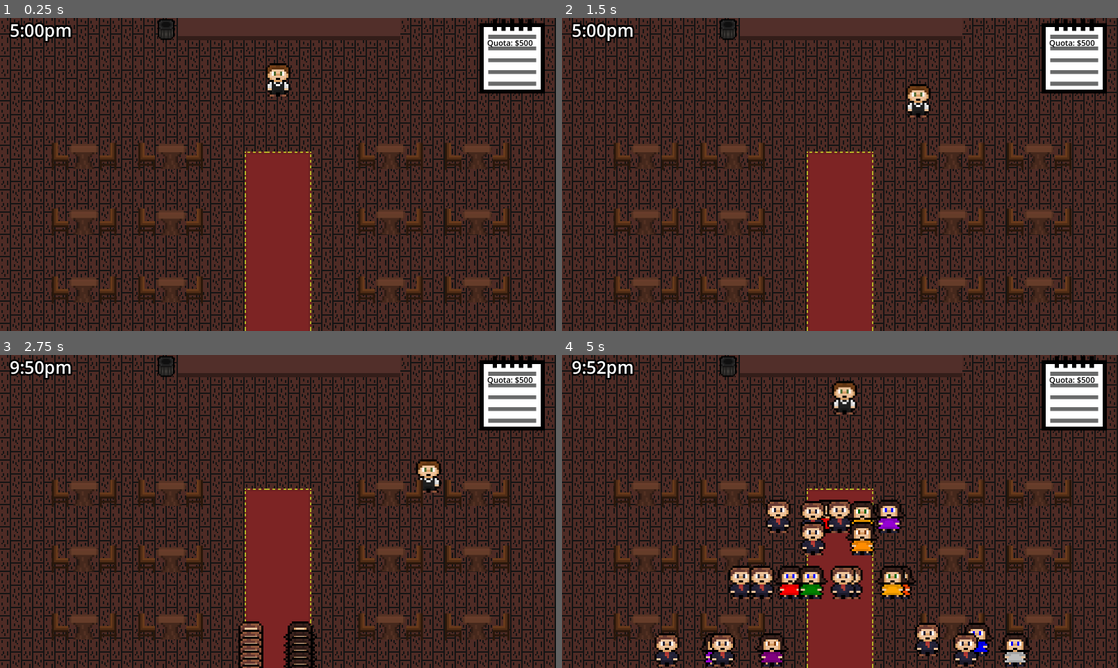
Above: before the commit, frames 1-4 (two rows, left to right).
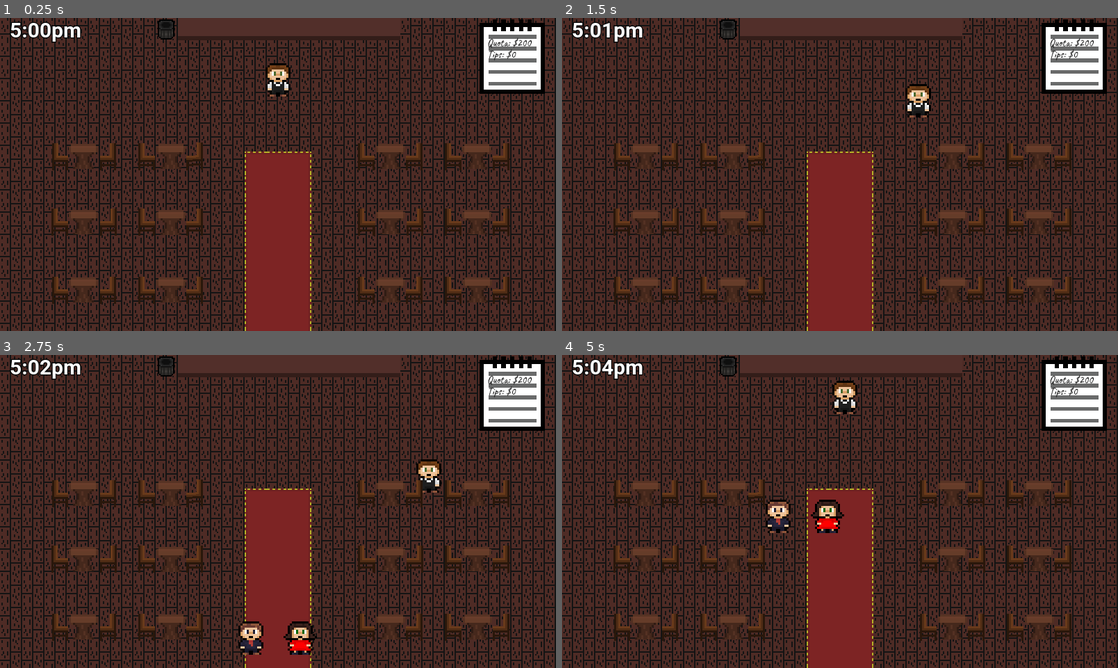
Above: after the commit, the same moments.

Repository: samw-26/Romantic-Evening
Game: Godot game, scene res://Assets/Scenes/restaurant.tscn
Same seed, same stepped clock (60 frames per second), same inputs: the game is played once before the commit and once after it.
Inputs:
- Up to frame 1 (0.25 s): no input
- Up to frame 2 (1.5 s): tap Enter at 0.5 s; hold D (right) 0.53-1.28 s; hold E (take) 0.53-1.28 s; hold S (down) from 1.28 s (still down); tap E (take) at 1.35 s
- Up to frame 3 (2.75 s): release S (down) at 2.03 s; hold D (right) from 2.03 s (still down); hold E (take) from 2.03 s (still down)
- Up to frame 4 (5 s): release D (right) at 2.78 s; release E (take) at 2.78 s; hold W (up) 2.78-3.53 s; tap E (take) at 2.85, 4.35 s; hold E (take) 3.53-4.28 s; hold A (left) from 3.53 s (still down)

The runs differ from the first frame. In frame 1, 0.9% of the frame differs, in the area x 1-98%, y 0-92%; in frame 2, 1.0%; in frame 3, 2.0%; in frame 4, 8.3%, in the area x 1-98%, y 0-100%.

Commit message:
Implemented end game screen
End game screen allows players to quit or play again. If they choose play again and they were above quota that shift, the next game will have a higher quota += 200.

Diff:
--- a/Assets/Scenes/couple.gd
+++ b/Assets/Scenes/couple.gd
@@ -75,7 +75,7 @@
 
 
 
-func _process(_delta: float) -> void:
+func _physics_process(_delta: float) -> void:
 	if !Global.closing:
 		#Go to table
 		if(!at_table and !unsatisfied):
--- a/Assets/Scenes/couple.tscn
+++ b/Assets/Scenes/couple.tscn
@@ -120,7 +120,7 @@
 
 [node name="StatusTimer" type="Timer" parent="."]
 unique_name_in_owner = true
-wait_time = 30.0
+wait_time = 15.0
 one_shot = true
 
 [node name="FlickerTimerMan" type="Timer" parent="StatusTimer"]
@@ -133,7 +133,7 @@
 
 [node name="ExitTimer" type="Timer" parent="."]
 unique_name_in_owner = true
-wait_time = 30.0
+wait_time = 15.0
 one_shot = true
 
 [node name="MealTimer" type="Timer" parent="."]
--- a/Assets/Scenes/global.gd
+++ b/Assets/Scenes/global.gd
@@ -19,27 +19,48 @@
 #UI
 var tip: int = 0
 var tip_label: Label
+var quota: int = 200
 var quota_label: Label
 var time_left: float
 var clock_label: Label
 var clock_timer: Timer
 var closing: bool = false
+var in_menu: bool = false
+#End game screen
+var closing_node: Control
+var quota_end: Label
+var tip_end: Label
+var final_label: Label
 
 #Game loop
 func _process(_delta: float) -> void:
 	#When nodes are ready
-	if game_started and !closing:
-		#Clock
-		if clock_timer.is_stopped():
-			clock_timer.start()
-		var hour: String = str(int((300+300-clock_timer.time_left)/60))
-		var minutes: String = str(int((300+300-clock_timer.time_left))%60)
-		if int(minutes) < 10:
-			minutes = str(0) + minutes
-		clock_label.text = hour+":"+minutes+"pm"
-		#Cooking
-		if !order_queue.is_empty():
-			cook(order_queue.pop_front())
+	if game_started:
+		if !closing:
+			#Clock
+			if clock_timer.is_stopped():
+				clock_timer.start()
+			var hour: String = str(int((300+300-clock_timer.time_left)/60))
+			var minutes: String = str(int((300+300-clock_timer.time_left))%60)
+			if int(minutes) < 10:
+				minutes = str(0) + minutes
+			clock_label.text = hour+":"+minutes+"pm"
+			#Cooking
+			if !order_queue.is_empty():
+				cook(order_queue.pop_front())
+
+		#Once restaurant is empty and closing, show end game screen
+		if couple_count == 0 and closing and !in_menu:
+			in_menu = true
+			game_started = false
+			closing_node.show()
+			quota_end.text = "Quota: $"+str(quota)
+			tip_end.text = "Tips: $"+str(tip)
+			if quota > tip:
+				final_label.text = "You Did Not Meet Quota"
+			else:
+				final_label.text = "You Met Quota!"
+
 
 #@return random table position Vector2
 func request_table() -> Node:
--- a/Assets/Scenes/restaurant.gd
+++ b/Assets/Scenes/restaurant.gd
@@ -3,19 +3,30 @@
 var couple_scene: PackedScene = preload("res://Assets/Scenes/couple.tscn")
 
 func _ready() -> void:
+	#Setup
+	%Closing.hide()
+	%Quota.text = "Quota: $"+str(Global.quota)
 	Global.chairs = get_tree().get_nodes_in_group("chair")
+	Global.available_chairs = []
 	Global.plates = get_tree().get_nodes_in_group("plates")
 	for i in range(0,Global.chairs.size()/2):
 		Global.available_chairs.append(Global.chairs[i*2])
-	await get_tree().create_timer(2).timeout #Wait before starting spawning
-	spawn_couple()
-	$SpawnTimer.start()
 	Global.waiter = %Waiter
 	Global.tip_label = %Tips
 	Global.quota_label = %Quota
 	Global.clock_label = %ClockLabel
 	Global.clock_timer = %Clock
+	#End game nodes
+	Global.closing_node = %Closing
+	Global.quota_end = %QuotaResult
+	Global.tip_end = %TipsResult
+	Global.final_label = %FinalResult
+	#Start game
 	Global.game_started = true
+	#Wait before starting spawning
+	await get_tree().create_timer(2).timeout
+	spawn_couple()
+	$SpawnTimer.start()
 
 func _on_spawn_timer_timeout() -> void:
 	if Global.couple_count < Global.max_couples:
@@ -32,3 +43,13 @@
 	Global.closing = true
 	Global.clock_label.text = "10:00pm"
 	%SpawnTimer.stop()
+
+func _on_play_again_pressed() -> void:
+	if Global.tip >= Global.quota:
+		Global.quota += 200
+	Global.closing = false
+	Global.in_menu = false
+	get_tree().reload_current_scene()
+
+func _on_quit_pressed() -> void:
+	get_tree().quit()
--- a/Assets/Scenes/restaurant.tscn
+++ b/Assets/Scenes/restaurant.tscn
@@ -6,6 +6,8 @@
 [ext_resource type="PackedScene" uid="uid://dj6q5ws5kbjgj" path="res://Assets/Scenes/waiter.tscn" id="2_fgvdu"]
 [ext_resource type="Texture2D" uid="uid://ba4g5o7n8h2ba" path="res://Assets/UI/notepad.png" id="2_s3gyt"]
 [ext_resource type="Texture2D" uid="uid://bnowjroueg6ko" path="res://Assets/Restaurant/WoodFloor3.png" id="3_5l6he"]
+[ext_resource type="FontFile" uid="uid://bt5de0luhmt6c" path="res://Assets/Fonts/Caveat-Regular.ttf" id="3_55brr"]
+[ext_resource type="FontFile" uid="uid://cj4xh5kkdd2us" path="res://Assets/Fonts/Roboto-Bold.ttf" id="3_mqcok"]
 [ext_resource type="Texture2D" uid="uid://bxdvgs8ysbepq" path="res://Assets/Restaurant/white.png" id="3_rkp72"]
 [ext_resource type="Texture2D" uid="uid://csv3fyqlmrihs" path="res://Assets/Restaurant/bar.png" id="4_7xopk"]
 [ext_resource type="PackedScene" uid="uid://f8qnj2x0y1cs" path="res://Assets/Scenes/table.tscn" id="5_1mjg2"]
@@ -13,6 +15,37 @@
 [ext_resource type="Texture2D" uid="uid://csibl51krhjh2" path="res://Assets/Restaurant/carpet.png" id="11_pklt8"]
 [ext_resource type="PackedScene" uid="uid://dn85x2w8551o8" path="res://Assets/Scenes/plate.tscn" id="11_t3kre"]
 [ext_resource type="PackedScene" uid="uid://cu2vrlxipumk5" path="res://Assets/Scenes/trash_can.tscn" id="12_1dcmu"]
+
+[sub_resource type="StyleBoxFlat" id="StyleBoxFlat_inwdd"]
+bg_color = Color(0, 0.45098, 0, 1)
+corner_radius_top_left = 25
+corner_radius_top_right = 25
+corner_radius_bottom_right = 25
+corner_radius_bottom_left = 25
+
+[sub_resource type="Theme" id="Theme_0msn8"]
+Button/styles/normal = SubResource("StyleBoxFlat_inwdd")
+
+[sub_resource type="StyleBoxFlat" id="StyleBoxFlat_fxfyo"]
+bg_color = Color(0, 0.631373, 0, 1)
+corner_radius_top_left = 25
+corner_radius_top_right = 25
+corner_radius_bottom_right = 25
+corner_radius_bottom_left = 25
+
+[sub_resource type="StyleBoxFlat" id="StyleBoxFlat_xeru8"]
+bg_color = Color(0.615686, 0, 0, 1)
+corner_radius_top_left = 25
+corner_radius_top_right = 25
+corner_radius_bottom_right = 25
+corner_radius_bottom_left = 25
+
+[sub_resource type="StyleBoxFlat" id="StyleBoxFlat_8248e"]
+bg_color = Color(0.768627, 0, 0, 1)
+corner_radius_top_left = 25
+corner_radius_top_right = 25
+corner_radius_bottom_right = 25
+corner_radius_bottom_left = 25
 
 [sub_resource type="TileSetAtlasSource" id="TileSetAtlasSource_u3v86"]
 texture = ExtResource("2_6ls2i")
@@ -132,13 +165,14 @@
 texture_filter = 2
 layout_mode = 0
 offset_left = -184.2
-offset_top = 105.814
+offset_top = 100.481
 offset_right = -60.2
-offset_bottom = 147.814
+offset_bottom = 151.481
 size_flags_horizontal = 0
 size_flags_vertical = 0
 theme_override_colors/font_color = Color(0, 0, 0, 1)
-theme_override_font_sizes/font_size = 30
+theme_override_fonts/font = ExtResource("3_55brr")
+theme_override_font_sizes/font_size = 40
 text = "Tips: $0"
 
 [node name="Quota" type="Label" parent="UI/CanvasLayer/NotepadControl"]
@@ -146,25 +180,174 @@
 texture_filter = 2
 layout_mode = 0
 offset_left = -184.2
-offset_top = 62.2429
+offset_top = 55.5762
 offset_right = -10.2
-offset_bottom = 104.243
+offset_bottom = 106.576
 size_flags_horizontal = 0
 size_flags_vertical = 0
 theme_override_colors/font_color = Color(0, 0, 0, 1)
-theme_override_font_sizes/font_size = 30
+theme_override_fonts/font = ExtResource("3_55brr")
+theme_override_font_sizes/font_size = 40
 text = "Quota: $500"
 
 [node name="ClockLabel" type="Label" parent="UI/CanvasLayer"]
 unique_name_in_owner = true
 texture_filter = 2
 offset_left = 28.0
-offset_right = 208.58
-offset_bottom = 69.0
+offset_right = 233.0
+offset_bottom = 71.0
+theme_override_colors/font_outline_color = Color(0, 0, 0, 1)
+theme_override_constants/outline_size = 10
+theme_override_fonts/font = ExtResource("3_mqcok")
+theme_override_font_sizes/font_size = 60
+text = "5:00pm"
+
+[node name="Closing" type="Control" parent="UI/CanvasLayer"]
+unique_name_in_owner = true
+layout_mode = 3
+anchors_preset = 15
+anchor_right = 1.0
+anchor_bottom = 1.0
+grow_horizontal = 2
+grow_vertical = 2
+
+[node name="ColorRect" type="ColorRect" parent="UI/CanvasLayer/Closing"]
+layout_mode = 1
+anchors_preset = 15
+anchor_right = 1.0
+anchor_bottom = 1.0
+grow_horizontal = 2
+grow_vertical = 2
+color = Color(0.0392157, 0.0392157, 0.0392157, 0.788235)
+
+[node name="End of Shift Report" type="RichTextLabel" parent="UI/CanvasLayer/Closing"]
+layout_mode = 1
+anchors_preset = -1
+anchor_left = 0.5
+anchor_top = 0.2
+anchor_right = 0.5
+anchor_bottom = 0.8
+offset_left = -404.5
+offset_top = -55.0
+offset_right = 404.5
+offset_bottom = 55.0
+grow_horizontal = 2
+grow_vertical = 2
 theme_override_colors/font_outline_color = Color(0, 0, 0, 1)
 theme_override_constants/outline_size = 20
-theme_override_font_sizes/font_size = 50
-text = "5:00pm"
+theme_override_fonts/normal_font = ExtResource("3_mqcok")
+theme_override_font_sizes/normal_font_size = 82
+bbcode_enabled = true
+text = "[center]Your Shift Has Ended!
+[u]Results[/u][/center]
+
+"
+
+[node name="QuotaResult" type="Label" parent="UI/CanvasLayer/Closing/End of Shift Report"]
+unique_name_in_owner = true
+texture_filter = 2
+layout_mode = 1
+anchors_preset = -1
+anchor_left = 0.5
+anchor_top = 0.423
+anchor_right = 0.511
+anchor_bottom = 0.423
+offset_left = -99.0
+offset_top = -41.5
+offset_right = 99.0
+offset_bottom = 41.5
+grow_horizontal = 2
+grow_vertical = 2
+theme_override_colors/font_color = Color(0.705882, 0, 0, 1)
+theme_override_colors/font_outline_color = Color(1, 1, 1, 1)
+theme_override_constants/outline_size = 10
+theme_override_font_sizes/font_size = 60
+text = "Quota: $000"
+
+[node name="TipsResult" type="Label" parent="UI/CanvasLayer/Closing/End of Shift Report"]
+unique_name_in_owner = true
+texture_filter = 2
+layout_mode = 1
+anchors_preset = -1
+anchor_left = 0.5
+anchor_top = 0.56
+anchor_right = 0.511
+anchor_bottom = 0.56
+offset_left = -99.0
+offset_top = -41.5
+offset_right = 99.0
+offset_bottom = 41.5
+grow_horizontal = 2
+grow_vertical = 2
+theme_override_colors/font_color = Color(0, 0.392157, 0, 1)
+theme_override_colors/font_outline_color = Color(1, 1, 1, 1)
+theme_override_constants/outline_size = 10
+theme_override_font_sizes/font_size = 60
+text = "Tips: $000"
+
+[node name="FinalResult" type="Label" parent="UI/CanvasLayer/Closing/End of Shift Report"]
+unique_name_in_owner = true
+layout_mode = 1
+anchors_preset = -1
+anchor_left = 0.5
+anchor_top = 0.696
+anchor_right = 0.511
+anchor_bottom = 0.696
+offset_left = -203.051
+offset_top = -18.5
+offset_right = 203.05
+offset_bottom = 64.5
+grow_horizontal = 2
+grow_vertical = 2
+theme_override_colors/font_outline_color = Color(0, 0, 0, 1)
+theme_override_constants/outline_size = 10
+theme_override_fonts/font = ExtResource("3_mqcok")
+theme_override_font_sizes/font_size = 60
+text = "You Met Quota!"
+
+[node name="PlayAgain" type="Button" parent="UI/CanvasLayer/Closing/End of Shift Report"]
+texture_filter = 2
+layout_mode = 1
+anchors_preset = -1
+anchor_left = 0.3
+anchor_top = 1.0
+anchor_right = 0.3
+anchor_bottom = 1.0
+offset_left = -154.0
+offset_top = -91.0
+offset_right = 154.0
+grow_horizontal = 2
+grow_vertical = 0
+theme = SubResource("Theme_0msn8")
+theme_override_colors/font_color = Color(1, 1, 1, 1)
+theme_override_colors/font_outline_color = Color(0, 0, 0, 1)
+theme_override_constants/outline_size = 10
+theme_override_fonts/font = ExtResource("3_mqcok")
+theme_override_font_sizes/font_size = 60
+theme_override_styles/hover = SubResource("StyleBoxFlat_fxfyo")
+text = "Play Again"
+
+[node name="Quit" type="Button" parent="UI/CanvasLayer/Closing/End of Shift Report"]
+texture_filter = 2
+layout_mode = 1
+anchors_preset = -1
+anchor_left = 0.7
+anchor_top = 1.0
+anchor_right = 0.7
+anchor_bottom = 1.0
+offset_left = -154.0
+offset_top = -91.0
+offset_right = 154.0
+grow_horizontal = 2
+grow_vertical = 0
+theme_override_colors/font_color = Color(1, 1, 1, 1)
+theme_override_colors/font_outline_color = Color(0, 0, 0, 1)
+theme_override_constants/outline_size = 10
+theme_override_fonts/font = ExtResource("3_mqcok")
+theme_override_font_sizes/font_size = 60
+theme_override_styles/normal = SubResource("StyleBoxFlat_xeru8")
+theme_override_styles/hover = SubResource("StyleBoxFlat_8248e")
+text = "Quit"
 
 [node name="TileMap" type="TileMap" parent="."]
 scale = Vector2(4, 4)
@@ -181,6 +364,8 @@
 
 [node name="Tables" type="Node2D" parent="."]
 y_sort_enabled = true
+metadata/_edit_lock_ = true
+metadata/_edit_group_ = true
 
 [node name="Table2" parent="Tables" instance=ExtResource("5_1mjg2")]
 position = Vector2(241, 386)
@@ -308,8 +493,12 @@
 
 [node name="Couples" type="Node2D" parent="."]
 y_sort_enabled = true
+metadata/_edit_lock_ = true
+metadata/_edit_group_ = true
 
 [node name="Bar" type="Node2D" parent="."]
+metadata/_edit_lock_ = true
+metadata/_edit_group_ = true
 
 [node name="Plate1" parent="Bar" instance=ExtResource("11_t3kre")]
 visible = false
@@ -351,7 +540,7 @@
 visible = false
 position = Vector2(1120, 26)
 
-[node name="TrashCan" parent="." instance=ExtResource("12_1dcmu")]
+[node name="TrashCan" parent="Bar" instance=ExtResource("12_1dcmu")]
 position = Vector2(478, 31)
 
 [node name="Waiter" parent="." instance=ExtResource("2_fgvdu")]
@@ -364,12 +553,14 @@
 
 [node name="SpawnTimer" type="Timer" parent="."]
 unique_name_in_owner = true
-wait_time = 0.1
+wait_time = 10.0
 
 [node name="Clock" type="Timer" parent="."]
 unique_name_in_owner = true
-wait_time = 10.0
+wait_time = 300.0
 one_shot = true
 
+[connection signal="pressed" from="UI/CanvasLayer/Closing/End of Shift Report/PlayAgain" to="." method="_on_play_again_pressed"]
+[connection signal="pressed" from="UI/CanvasLayer/Closing/End of Shift Report/Quit" to="." method="_on_quit_pressed"]
 [connection signal="timeout" from="SpawnTimer" to="." method="_on_spawn_timer_timeout"]
 [connection signal="timeout" from="Clock" to="." method="_on_clock_timeout"]
--- a/Assets/Scenes/waiter.gd
+++ b/Assets/Scenes/waiter.gd
@@ -16,9 +16,10 @@
 	%Plate2.hide()
 
 func _process(_delta: float) -> void:
-	direction = Input.get_vector("left","right","up","down")
-	velocity = direction * speed
-	move_and_slide()
+	if !Global.closing:
+		direction = Input.get_vector("left","right","up","down")
+		velocity = direction * speed
+		move_and_slide()
 
 func pick_up_food(food: String):
 	if food_carrying["Left"].is_empty():
--- a/Assets/Scenes/woman.gd
+++ /dev/null
@@ -1,9 +0,0 @@
-class_name Woman
-extends CharacterBody2D
-
-var table_destination: Vector2
-
-func _ready() -> void:
-	$Dress.set_modulate(Color(randf(),randf(),randf(),1))
-	table_destination = Restaurant.chair_positions[1].position
-	global_position = table_destination
--- a/project.godot
+++ b/project.godot
@@ -27,8 +27,7 @@
 
 window/size/viewport_width=1600
 window/size/viewport_height=900
-window/stretch/mode="viewport"
-window/stretch/aspect="ignore"
+window/stretch/mode="canvas_items"
 
 [filesystem]
 
Binary file added: Assets/Fonts/Caveat-Regular.ttf
Not shown, added: Assets/Fonts/Caveat-Regular.ttf.import
Binary file added: Assets/Fonts/Roboto-Bold.ttf
Not shown, added: Assets/Fonts/Roboto-Bold.ttf.import
Not shown: 1 places in Assets/Scenes/restaurant.tscn that only renumber resources
